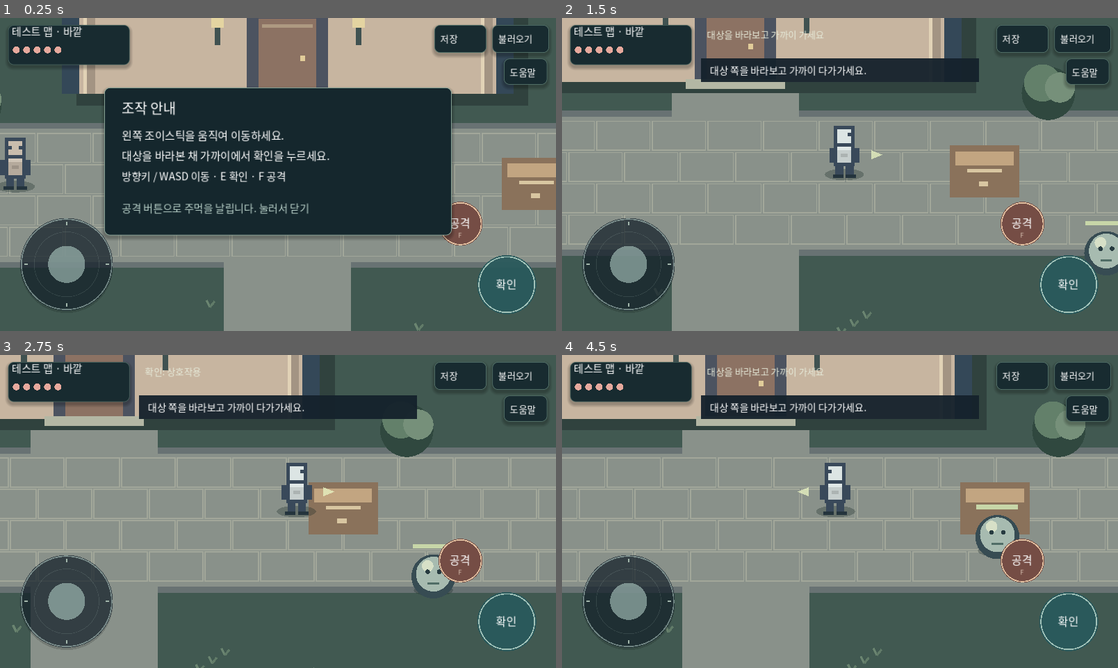
Above: before the commit, frames 1-4 (two rows, left to right).
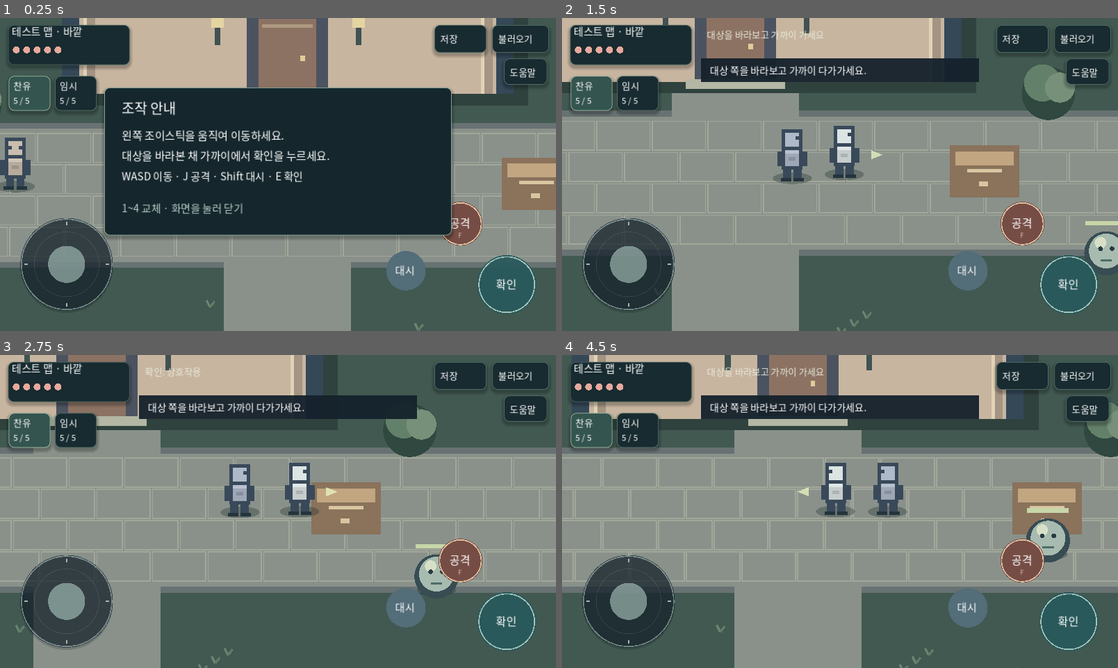
Above: after the commit, the same moments.

Repository: asnt39/-
Game: Godot game, scene res://main.tscn
Same seed, same stepped clock (60 frames per second), same inputs: the game is played once before the commit and once after it.
Inputs (mouse positions are in pixels of both pictures, inside the frame that each line leads up to):
- Up to frame 1 (0.25 s): no input
- Up to frame 2 (1.5 s): tap Enter at 0.5 s; move the mouse to (962, 158) at 0.52 s; hold Right 0.53-1.25 s; tap 1 at 0.6 s; click (962, 158) at 0.67 s; tap Space at 0.77, 1.07 s; tap 4 at 0.8 s; drag from (728, 190) to (812, 237) at 1.27 s
- Up to frame 3 (2.75 s): move the mouse to (333, 442) at 2.02 s; hold Right from 2.03 s (still down); tap J at 2.1 s; click (333, 442) at 2.17 s; tap F at 2.3 s
- Up to frame 4 (4.5 s): release Right at 2.75 s; drag from (812, 574) to (673, 464) at 2.77 s; move the mouse to (1006, 558) at 3.52 s; hold Left 3.53-4.25 s; tap Shift at 3.6 s; click (1006, 558) at 3.67 s; tap Space at 3.77, 4.07 s; tap E at 3.8 s; drag from (673, 464) to (756, 433) at 4.27 s

The runs differ from the first frame. In frame 1, 2.5% of the frame differs, in the area x 1-77%, y 18-88%; in frame 2, 2.4%; in frame 3, 6.7%; in frame 4, 22%, in the area x 0-100%, y 0-100%.

Commit message:
Add party switching and dash prototype

Diff:
--- a/main.gd
+++ b/main.gd
@@ -27,6 +27,15 @@
 var monster := Vector2(800, 410)
 var monster_hp := 3
 var health := 5
+# The second member is a prototype fixture, not a story recruitment decision.
+var party := [{"id":"chanyu", "hp":5, "max_hp":5, "gauge":0.0, "joined":true}, {"id":"test", "hp":5, "max_hp":5, "gauge":0.0, "joined":true}]
+var active_member := 0
+var follower := Vector2(440, 350)
+var game_over := false
+var dash_time := 0.0
+var dash_cooldown := 0.0
+var dash_dir := Vector2.ZERO
+var move_input := Vector2.ZERO
 var punch_time := 0.0
 var punch_direction := Vector2.DOWN
 var punch_hit := false
@@ -40,7 +49,7 @@
 var shake_strength := 0.0
 
 func controls() -> Dictionary:
-	return {"attack": Rect2(755, 315, 80, 80), "actio …(191 unchanged characters)…
+	return {"dash": Rect2(665, 400, 72, 72), "party1": Rect2(15, 100, 72, 60), "party2": Rect2(95, 100, 72, 60), "attack": Rect2(755, 315, 80, 80), "actio …(191 unchanged characters)…
 
 func stick_center() -> Vector2: return Vector2(115, 425)
 func update_stick(pos: Vector2) -> void:
@@ -58,6 +67,11 @@
 	if help_open:
 		help_open = false
 		return
+	if game_over:
+		restart_game(); return
+	if c.party1.has_point(pos): switch_member(0); return
+	if c.party2.has_point(pos): switch_member(1); return
+	if c.dash.has_point(pos): start_dash(); return
 	if c.attack.has_point(pos): punch(); return
 	if c.help.has_point(pos): help_open = true; return
 	if c.save.has_point(pos): save_game(); return
@@ -87,12 +101,17 @@
 	elif event is InputEventMouseMotion and stick_mouse: update_stick(event.position)
 	elif event is InputEventKey and event.pressed and not event.echo:
 		if help_open: help_open = false; return
+		if game_over:
+			restart_game(); return
 		if event.keycode == KEY_E or event.keycode == KEY_ENTER or event.keycode == KEY_SPACE:
 			if choices: choose(true)
 			elif dialogue != "": dialogue = ""
 			else: interact()
+		elif choices and event.keycode == KEY_1: choose(true)
 		elif choices and event.keycode == KEY_2: choose(false)
-		elif event.keycode == KEY_F: punch()
+		elif dialogue == "" and event.keycode >= KEY_1 and event.keycode <= KEY_4: switch_member(event.keycode - KEY_1)
+		elif event.keycode == KEY_J or event.keycode == KEY_F: punch()
+		elif event.keycode == KEY_SHIFT: start_dash()
 
 func _process(delta: float) -> void:
 	fade = maxf(0.0, fade - delta * 2.5)
@@ -107,7 +126,7 @@
 	hurt_time = maxf(0.0, hurt_time - delta)
 	monster_hurt = maxf(0.0, monster_hurt - delta)
 	shake_time = maxf(0.0, shake_time - delta)
-	if map_id == "outside" and monster_hp > 0 and dialogue == "" and not help_open:
+	if map_id == "outside" and monster_hp > 0 and dialogue == "" and not help_open and not game_over:
 		enemy_cooldown = maxf(0.0, enemy_cooldown - delta)
 		var away := player - monster
 		if away.length() < 230 and away.length() > 32:
@@ -116,20 +135,32 @@
 		if away.length() < 38 and enemy_cooldown <= 0:
 			health -= 1; enemy_cooldown = 1.6; hurt_time = 0.45
 			haptic(35); shake_time = 0.16; shake_strength = 3.0
+			party[active_member].hp = health
 			if health <= 0:
-				health = 5; player = Vector2(470, 330); monster = Vector2(800, 410); monster_hp = 3
-				message("체력을 회복하고 돌아왔습니다.")
+				var replacement := -1
+				for i in range(party.size()):
+					if party[i].joined and party[i].hp > 0: replacement = i; break
+				if replacement < 0: game_over = true; message("모두 쓰러졌습니다.")
+				else: switch_member(replacement); message("동료가 전투를 이어갑니다.")
 	var d := Vector2(int(Input.is_key_pressed(KEY_RIGHT) or Input.is_key_pressed(KEY_D)) - int(Input.is_key_pressed(KEY_LEFT) or Input.is_key_pressed(KEY_A)), int(Input.is_key_pressed(KEY_DOWN) or Input.is_key_pressed(KEY_S)) - int(Input.is_key_pressed(KEY_UP) or Input.is_key_pressed(KEY_W)))
 	if d == Vector2.ZERO and stick_vector.length() >= 12: d = stick_vector.normalized()
 	elif d != Vector2.ZERO: d = d.normalized()
+	move_input = d
+	dash_cooldown = maxf(0.0, dash_cooldown - delta)
+	var is_dashing := dash_time > 0.0
+	dash_time = maxf(0.0, dash_time - delta)
+	if is_dashing: d = dash_dir
 	moving = false
-	if dialogue == "" and not help_open and d != Vector2.ZERO:
+	if dialogue == "" and not help_open and not game_over and d != Vector2.ZERO:
 		if punch_time <= 0: facing = d.normalized()
-		var step := d * SPEED * minf(delta, 0.05) * (0.55 if punch_time > 0 else 1.0)
+		var step := d * (375.0 if is_dashing else SPEED * (0.55 if punch_time > 0 else 1.0)) * minf(delta, 0.05)
 		var before := player
 		if can_move(player + Vector2(step.x, 0)): player.x += step.x
 		if can_move(player + Vector2(0, step.y)): player.y += step.y
 		moving = player.distance_squared_to(before) > 0.001
+	if follower.distance_to(player) > 45:
+		var fstep := follower.direction_to(player) * minf(follower.distance_to(player) - 45, delta * 125.0)
+		if can_move(follower + fstep): follower += fstep
 	if moving: walk += delta * 9.0
 	else: walk = 0.0
 	var half := Vector2(960, 540) / (2.0 * ZOOM)
@@ -137,6 +168,23 @@
 	camera = camera.lerp(desired, 1.0 - exp(-delta * 7.0))
 	queue_redraw()
 
+func switch_member(index: int) -> void:
+	if index < 0 or index >= party.size() or not party[index].joined or party[index].hp <= 0 or dialogue != "" or help_open or game_over: return
+	party[active_member].hp = health
+	active_member = index; health = party[index].hp
+	punch_time = 0.0; dash_time = 0.0
+
+func start_dash() -> void:
+	if dash_cooldown > 0 or dialogue != "" or help_open or game_over: return
+	dash_dir = move_input.normalized() if move_input.length() > 0.1 else facing
+	dash_time = 0.16; dash_cooldown = 0.8; punch_time = 0.0
+
+func restart_game() -> void:
+	for member in party: member.hp = member.max_hp
+	game_over = false; active_member = 0; health = party[0].hp
+	player = Vector2(470, 330); follower = Vector2(440, 350)
+	map_id = "outside"; monster = Vector2(800, 410); monster_hp = 3; enemy_cooldown = 1.0
+
 func haptic(duration_ms: int) -> void:
 	if OS.has_feature("web"):
 		JavaScriptBridge.eval("if (navigator.vibrate) navigator.vibrate(%d);" % duration_ms)
@@ -144,7 +192,7 @@
 		Input.vibrate_handheld(duration_ms)
 
 func punch() -> void:
-	if dialogue != "" or help_open or punch_cooldown > 0: return
+	if dialogue != "" or help_open or punch_cooldown > 0 or dash_time > 0 or game_over: return
 	punch_time = 0.32; punch_cooldown = 0.42; punch_direction = facing; punch_hit = false
 
 func resolve_punch() -> void:
@@ -188,6 +236,7 @@
 		"door":
 			if map_id == "outside": map_id = "inside"; player = Vector2(480, 410); facing = Vector2.UP
 			else: map_id = "outside"; player = Vector2(480, 290); facing = Vector2.DOWN
+			follower = player + Vector2(-30, 20)
 			fade = 0.8
 		"object":
 			inspected = true; dialogue = "테스트 물건을 살펴보았습니다."
@@ -206,7 +255,8 @@
 		message("대화를 마친 뒤 저장할 수 있습니다."); return
 	var file := FileAccess.open("user://prototype_save.json", FileAccess.WRITE)
 	if file == null: message("저장하지 못했습니다."); return
-	file.store_string(JSON.stringify({"version": 1, "map": map_id, "x": player.x, "y": player.y, "met": met, "inspected": inspected, "facing_x": facing.x, "facing_y": facing.y}))
+	party[active_member].hp = health
+	file.store_string(JSON.stringify({"party": party, "active_member": active_member, "version": 1, "map": map_id, "x": player.x, "y": player.y, "met": met, "inspected": inspected, "facing_x": facing.x, "facing_y": facing.y}))
 	file.close()
 	message("저장했습니다.")
 
@@ -231,6 +281,19 @@
 	if (fx is float or fx is int) and (fy is float or fy is int):
 		var loaded_facing := Vector2(fx, fy)
 		if loaded_facing.is_finite() and loaded_facing.length() > 0.1: facing = loaded_facing.normalized()
+	# Older saves lack party state; restore the prototype defaults.
+	for member in party:
+		member.hp = member.max_hp; member.gauge = 0.0; member.joined = true
+	var saved_party = data.get("party", [])
+	if saved_party is Array and saved_party.size() == 2:
+		for i in range(2):
+			var member = saved_party[i]
+			if member is Dictionary and (member.get("hp") is int or member.get("hp") is float) and member.get("joined") is bool and member.get("gauge", 0.0) is float:
+				party[i].hp = clampi(int(member.hp), 0, party[i].max_hp); party[i].joined = member.joined; party[i].gauge = clampf(member.get("gauge", 0.0), 0.0, 1.0)
+	var selected = data.get("active_member", 0)
+	active_member = int(selected) if (selected is int or selected is float) and int(selected) >= 0 and int(selected) < party.size() and party[int(selected)].joined and party[int(selected)].hp > 0 else 0
+	health = party[active_member].hp
+	game_over = health <= 0; follower = player + Vector2(-30, 20)
 	fade = 0.8; message("불러왔습니다.")
 
 func panel(area: Rect2, fill: Color, border: Color) -> void:
@@ -347,7 +410,11 @@
 		elif elapsed < 0.15: attack_amount = lerpf(-0.18, 1.0, (elapsed - 0.08) / 0.07)
 		else: attack_amount = pow(punch_time / 0.17, 2.0)
 	var pose := player + punch_direction * attack_amount * 4
-	person(pose, facing, walk if moving and punch_time <= 0 else 0.0, Color("e6a99c") if hurt_time > 0 else Color("dce5e4"))
+	if party[1 - active_member].joined and party[1 - active_member].hp > 0:
+		person(follower, facing, walk if moving else 0.0, Color("aeb9c9"))
+	if dash_time > 0:
+		draw_circle(player - dash_dir * 20 + Vector2(0, -20), 11, Color(0.75, 0.9, 0.85, 0.25))
+	person(pose, facing, walk if moving and punch_time <= 0 else 0.0, Color("e6a99c") if hurt_time > 0 else (Color("dce5e4") if active_member == 0 else Color("aeb9c9")))
 	if punch_time > 0:
 		var side_arm := Vector2(-punch_direction.y, punch_direction.x)
 		var shoulder := pose + Vector2(0, -22) + side_arm * 7
@@ -379,6 +446,13 @@
 		draw_line(stick_center() + tick * 67, stick_center() + tick * 73, Color("a3b7ac"), 2)
 	draw_arc(stick_center(), 78, 0, TAU, 48, Color(0.75, 0.85, 0.82, 0.5), 2)
 	draw_circle(stick_center() + stick_vector, 32, Color(0.68, 0.79, 0.76, 0.85 if stick_vector != Vector2.ZERO else 0.6))
+	for i in range(2):
+		var r: Rect2 = c["party%d" % (i + 1)]
+		panel(r, Color("34544f") if active_member == i else Color("182b30"), Color("a2c3a9") if active_member == i else Color("54736b"))
+		label(r.position + Vector2(8, 23), "찬유" if i == 0 else "임시", 16)
+		label(r.position + Vector2(8, 48), "%d / %d" % [party[i].hp, party[i].max_hp], 14)
+	draw_circle(c.dash.get_center(), 34, Color("536d79") if dash_cooldown <= 0 else Color("39484d"))
+	label(c.dash.get_center() + Vector2(-19, 6), "대시", 18)
 	draw_circle(c.attack.get_center(), 38, Color("aa715f") if punch_time > 0 else Color("754d45"))
 	draw_arc(c.attack.get_center(), 36, 0, TAU, 40, Color("e2c0a0"), 2)
 	label(c.attack.get_center() + Vector2(-19, 6), "공격", 19)
@@ -411,5 +485,10 @@
 		label(Vector2(210, 165), "조작 안내", 24)
 		label(Vector2(210, 210), "왼쪽 조이스틱을 움직여 이동하세요.", 19)
 		label(Vector2(210, 245), "대상을 바라본 채 가까이에서 확인을 누르세요.", 19)
-		label(Vector2(210, 280), "방향키 / WASD 이동 · E 확인 · F 공격", 18)
-		label(Vector2(210, 335), "공격 버튼으로 주먹을 날립니다. 눌러서 닫기", 18, Color("b8d0c8"))
+		label(Vector2(210, 280), "WASD 이동 · J 공격 · Shift 대시 · E 확인", 18)
+		label(Vector2(210, 335), "1~4 교체 · 화면을 눌러 닫기", 18, Color("b8d0c8"))
+
+	if game_over:
+		panel(Rect2(250, 190, 460, 150), Color("15272d"), Color("93afa0"))
+		label(Vector2(365, 245), "모두 쓰러졌습니다", 24)
+		label(Vector2(325, 295), "화면을 눌러 다시 시작", 18)
Binary file changed: assets/NotoSansKR.otf
Not shown, changed: README.md
